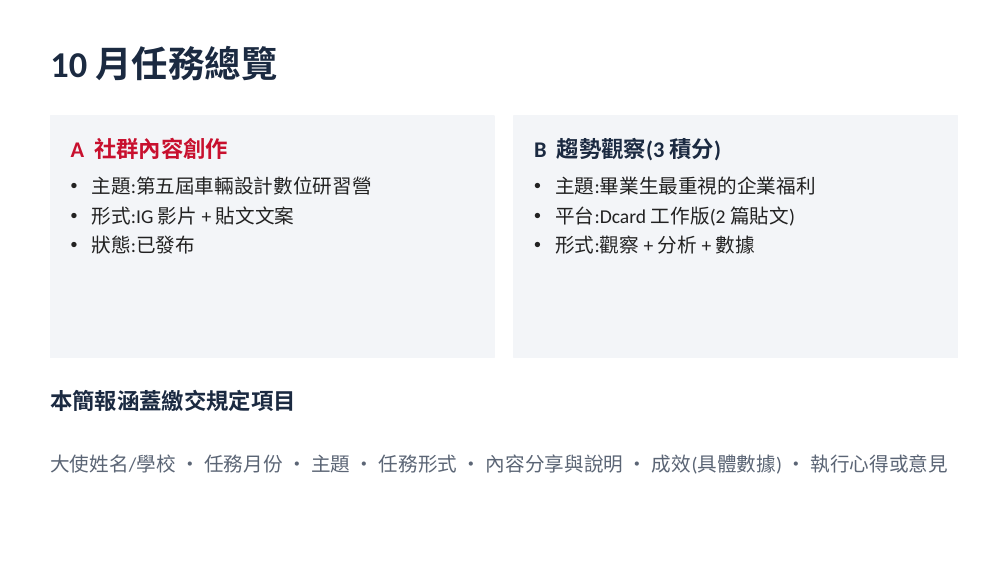
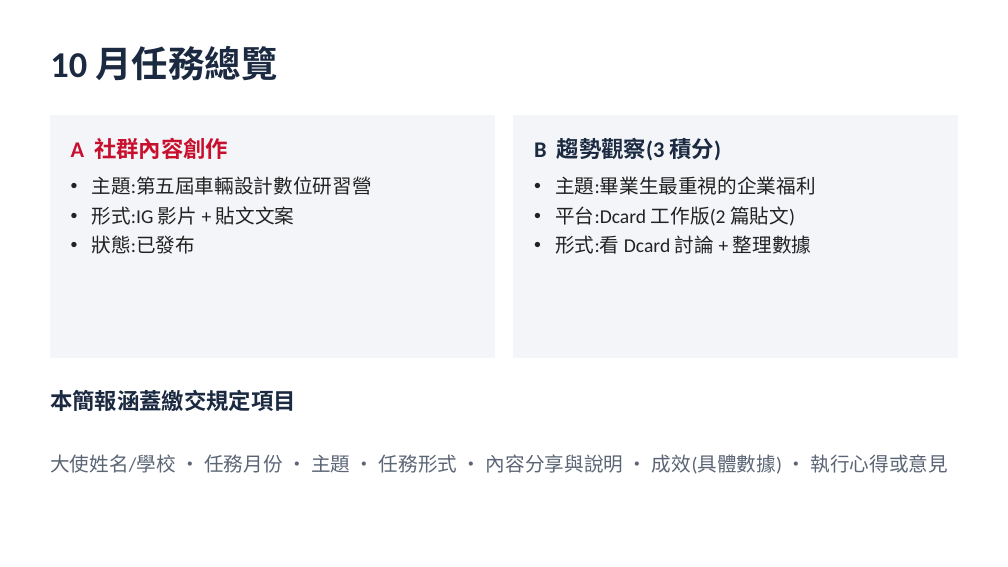
Before and after one commit to tobychien/project-hub, a slide deck: slide 2 of deliverables/CMC_10月_AB任務簡報.pptx. Drawn at 1008x567 pixels with LibreOffice and Linux fonts; fonts in the diff are those of the drawing. Boxes give left, top, right and bottom in pixels: in the first picture for what was removed or moved away, otherwise in the second. Text is boxed around its words. In the diff, an @@ line names an element or a change of style, - is before the commit and + after.

```diff
--- a/deliverables/CMC_10月_AB任務簡報.pptx
+++ b/deliverables/CMC_10月_AB任務簡報.pptx
@@ text at <box>555,235,811,254</box>: text changed @@
-• 形式:觀察 + 分析 + 數據
+• 形式:看 Dcard 討論 + 整理數據
```
Also in this commit, not shown: 6 other slides changed, 1 other file.
